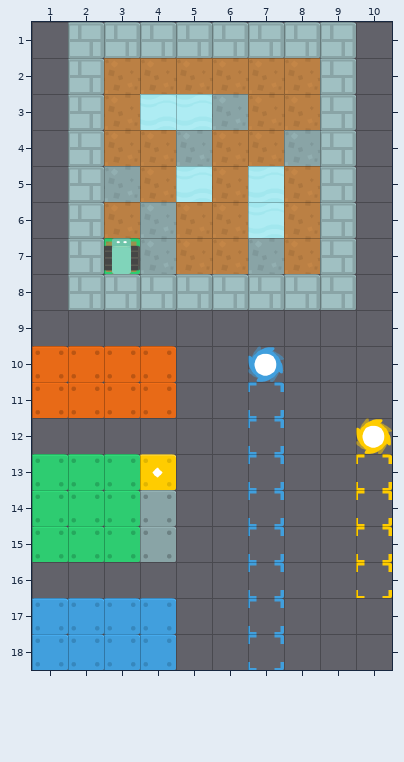
Tiled map: android/assets/stages/stack_normal.tmx. This is how it looked before the edit.
Cells are 64x64 px. Shown: x 1..10, y 1..18.
The result:
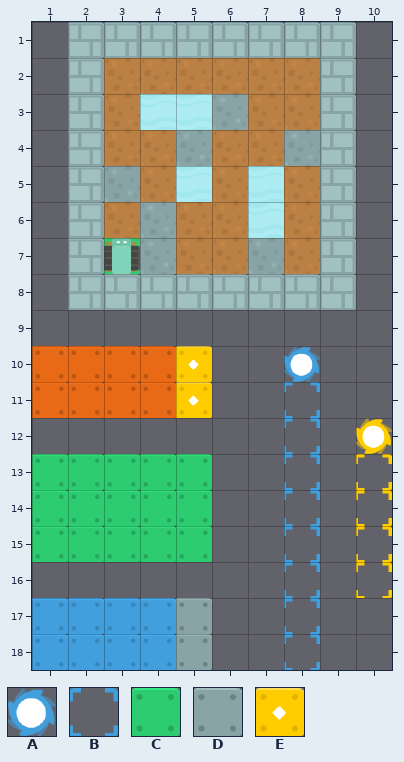
Key: from "tileset": A 1 "button", B 2 "control", C 7 "box", D 11 "box", E 25 "box".
_ is an empty cell, . an unchanged one.
From old to new:
--- layer "controls"
@@ x 7..8 @@
-10 A_
-11 B_
-12 B_
-13 B_
-14 B_
-15 B_
-16 B_
-17 B_
-18 B_
+10 _A
+11 _B
+12 _B
+13 _B
+14 _B
+15 _B
+16 _B
+17 _B
+18 _B
--- layer "boxes"
@@ x 5..5 @@
-10 _
-11 _
+10 E
+11 E
@@ x 4..5 @@
-13 E_
-14 D_
-15 D_
+13 CC
+14 CC
+15 CC
@@ x 5..5 @@
-17 _
-18 _
+17 D
+18 D
Changed places in both pictures, as pixel boxes (x1, y1, x2, y2):
added: (176, 346, 212, 418)
changed: (248, 346, 320, 670)
changed: (140, 454, 212, 562)
added: (176, 598, 212, 670)
